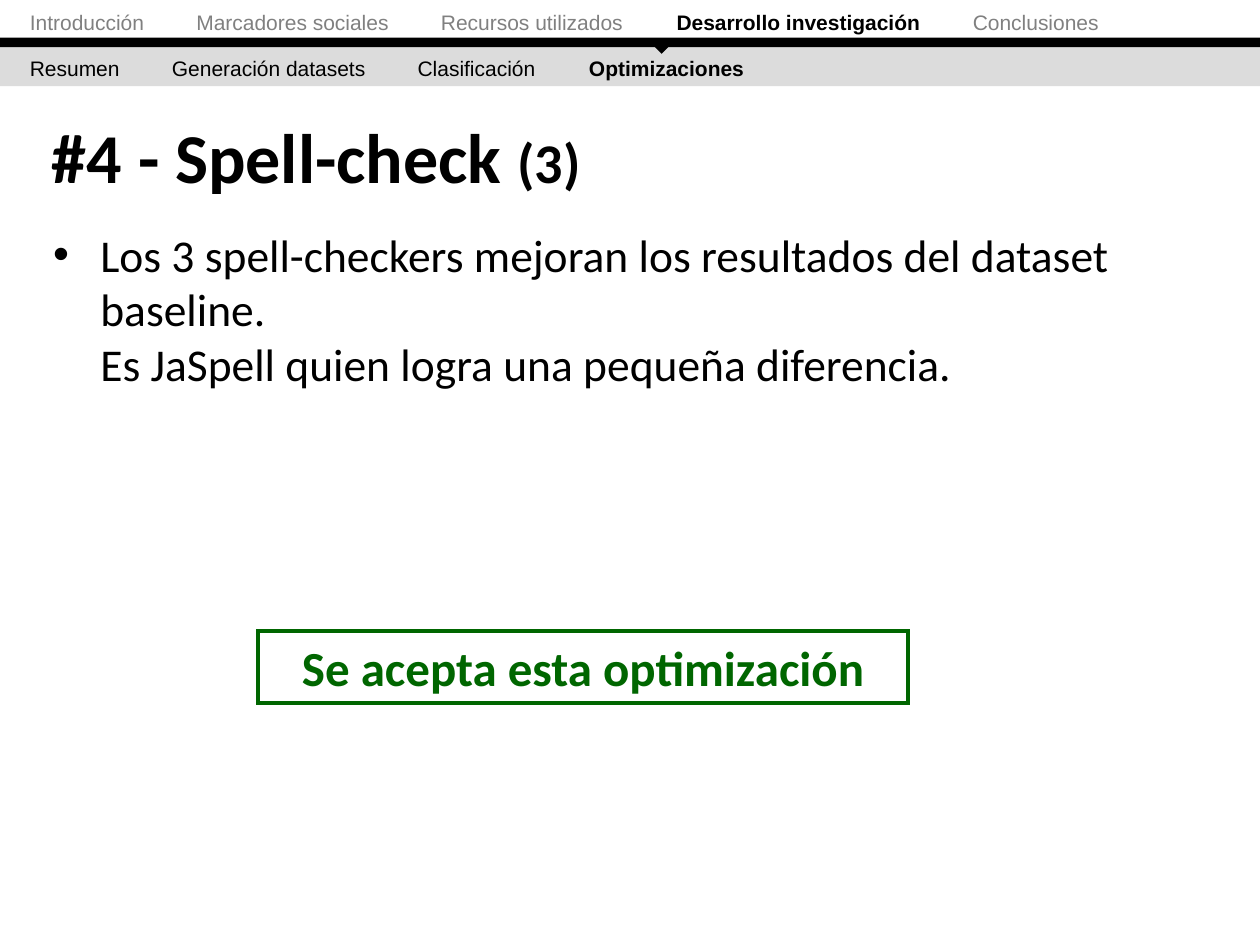
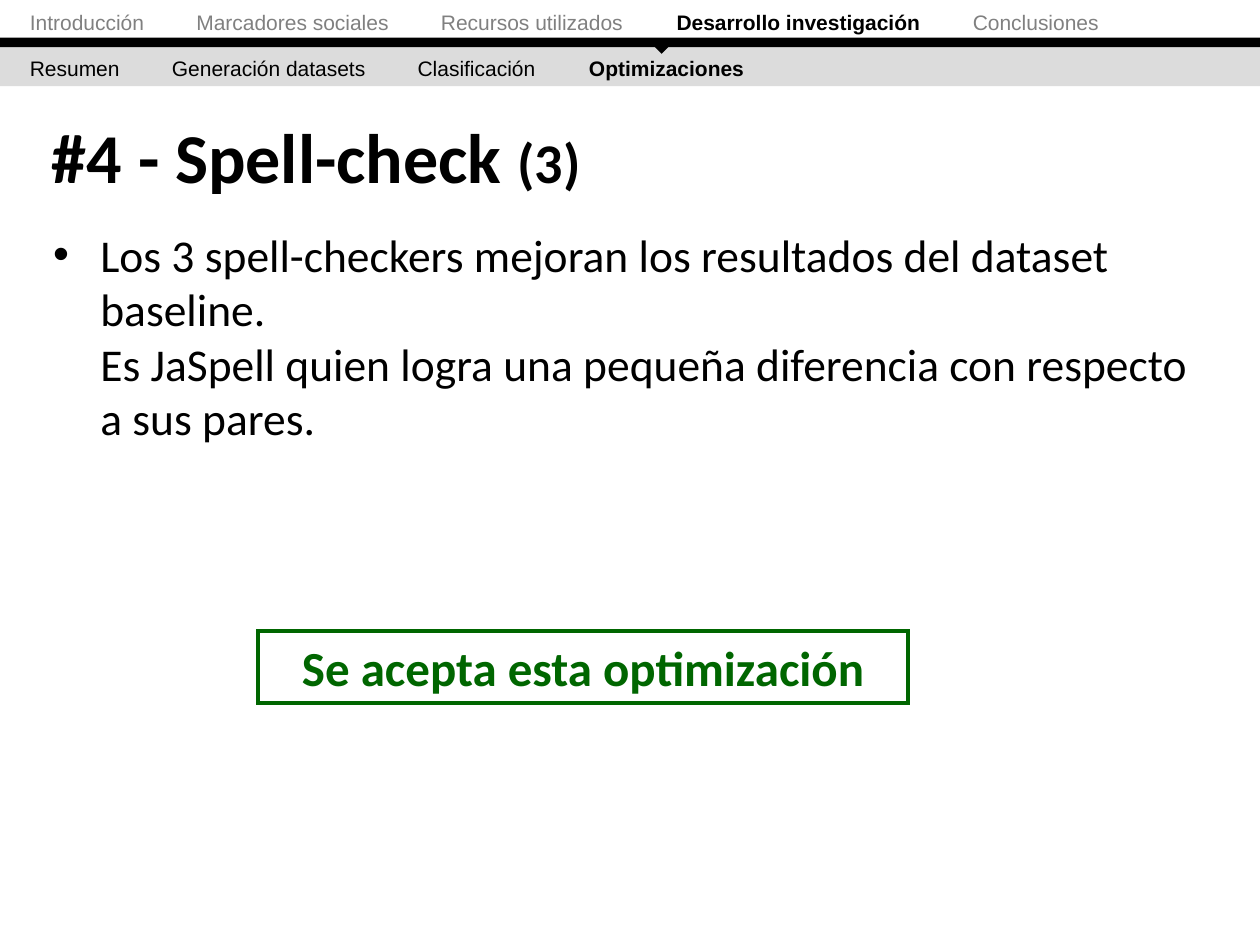
Before and after one commit to ak907kenai/nicotournetesis, a slide deck: slide 60 of docs_trunk/Presentación/Nicolás Tourné - Presentación Tesis (v2.1).ppt. Drawn at 1260x945 pixels with LibreOffice and Linux fonts; fonts in the diff are those of the drawing. Boxes give left, top, right and bottom in pixels: in the first picture for what was removed or moved away, otherwise in the second. Text is boxed around its words. In the diff, an @@ line names an element or a change of style, - is before the commit and + after.

```diff
--- a/docs_trunk/Presentación/Nicolás Tourné - Presentación Tesis (v2.1).ppt
+++ b/docs_trunk/Presentación/Nicolás Tourné - Presentación Tesis (v2.1).ppt
@@ text at bbox=[100, 240, 1186, 443]: text changed @@
-• Los 3 spell-checkers mejoran los resultados del dataset baseline.
-  Es JaSpell quien logra una pequeña diferencia.
+• Los 3 spell-checkers mejoran los resultados del dataset baseline.
+  Es JaSpell quien logra una pequeña diferencia con respecto a sus pares.
```
Also in this commit, not shown: 4 other slides changed, 1 slide added, 1 other file.
